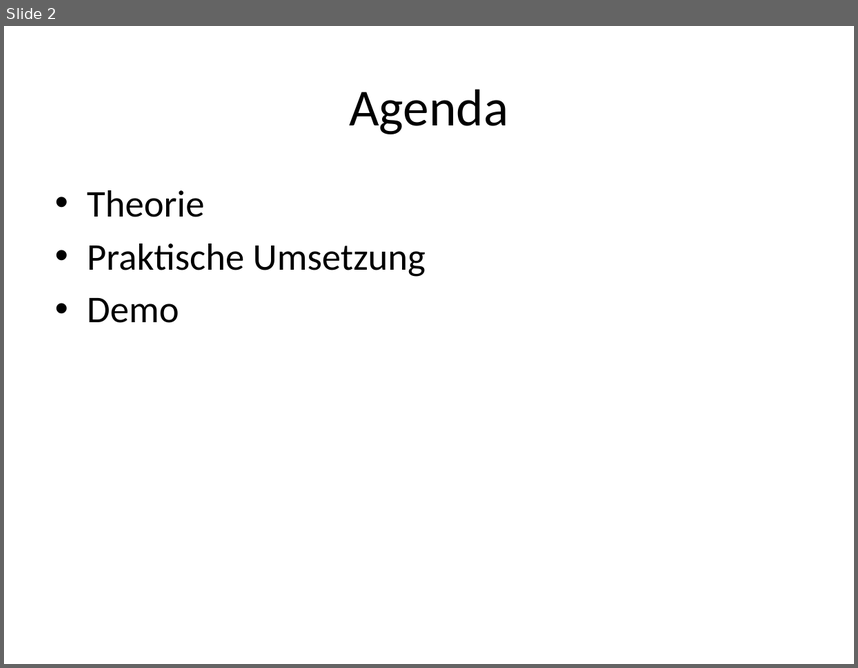
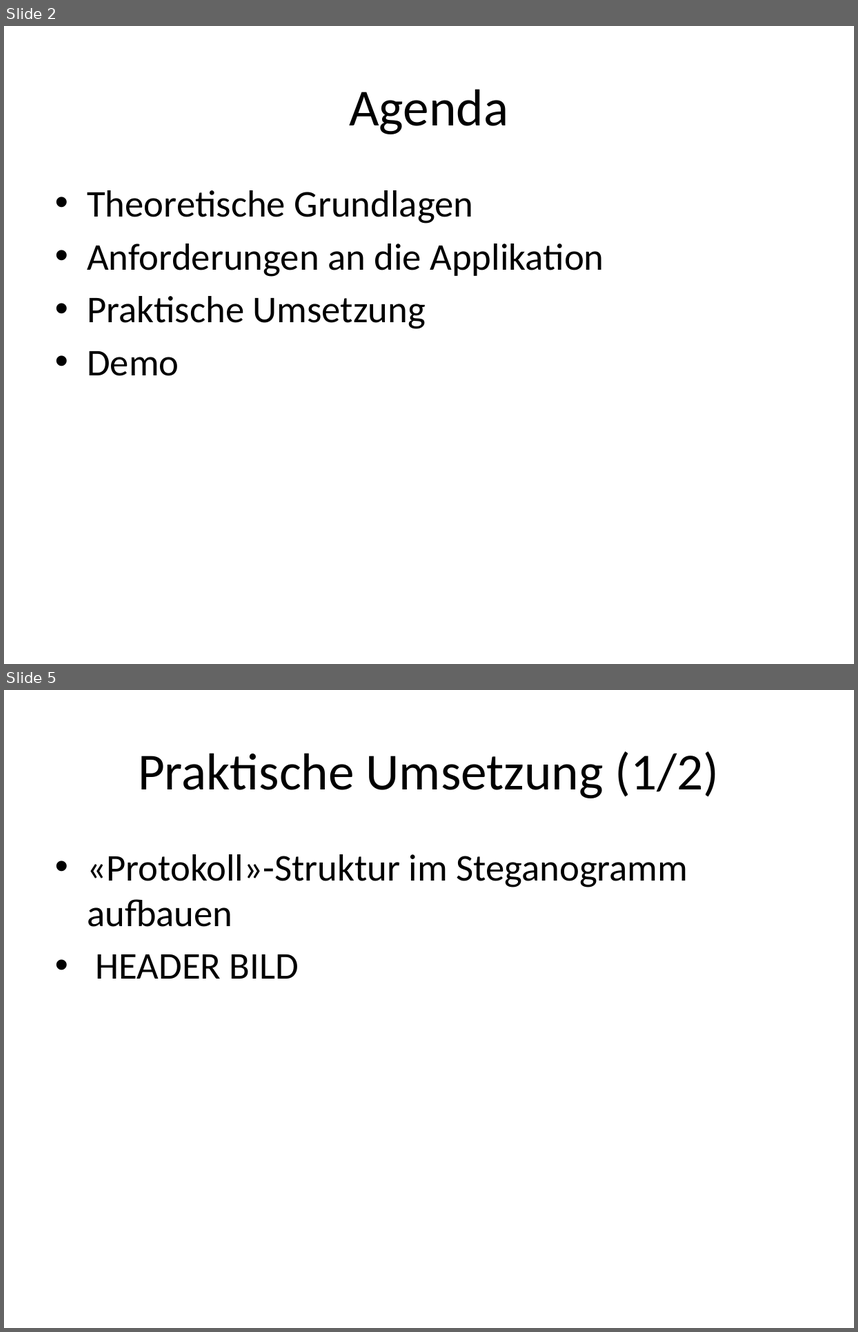
Before and after one commit to esterren/stegano, a slide deck: doc/Stegano-Praesentation.pptx. Shown one above the other, each under a label of ours: slide 2 before the commit, slides 2 and 5 after it; the slides between them are not shown. The pictures are 858x668 and 858x1332 pixels, drawn with LibreOffice and Linux fonts; fonts in the diff are those of the drawing. Boxes give left, top, right and bottom in pixels: in the first picture for what was removed or moved away, otherwise in the second. Text is boxed around its words. In the diff, an @@ line names an element or a change of style, - is before the commit and + after.

```diff
--- a/doc/Stegano-Praesentation.pptx
+++ b/doc/Stegano-Praesentation.pptx
@@ slide 5 added at [4, 690, 854, 1328], background #FFFFFF @@
@@ title added at [138, 751, 720, 798], 44 pt, text #000000 @@
+Praktische Umsetzung (1/2)
@@ text added at [87, 854, 688, 978], 32 pt, text #000000 @@
+• «Protokoll»-Struktur im Steganogramm aufbauen
+• HEADER BILD
@@ slide 2 changed as well @@
@@ text at [87, 190, 604, 276]: text changed @@
-• Theorie
+• Theoretische Grundlagen
+• Anforderungen an die Applikation
```
Also in this commit, not shown: 1 other slide changed, 4 other slides added.
